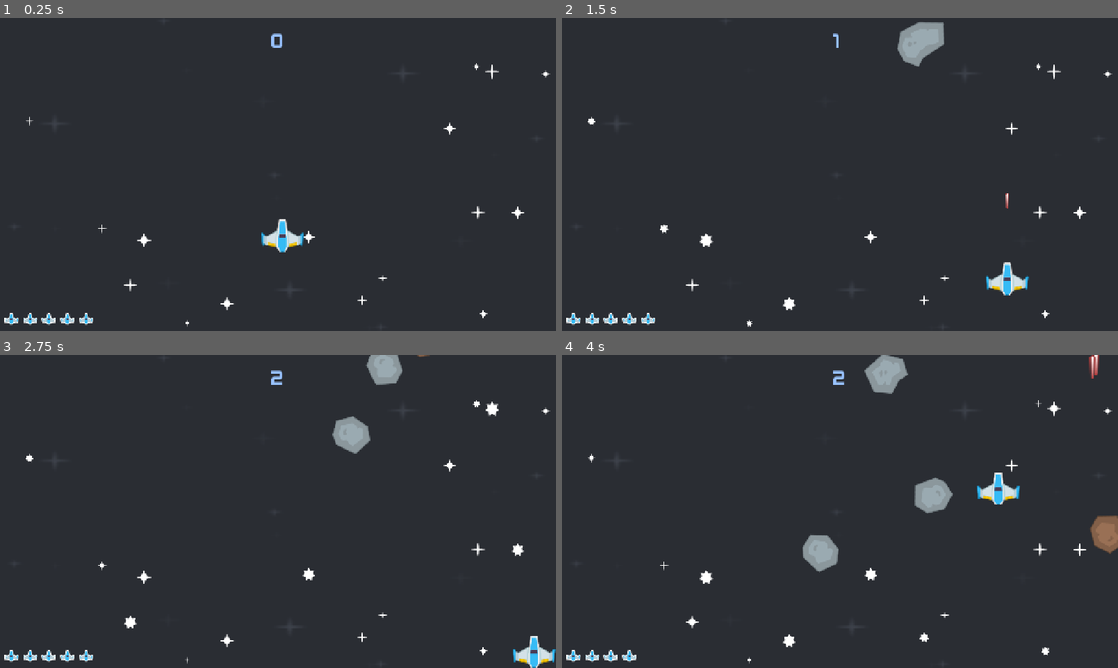
Above: before the commit, frames 1-4 (two rows, left to right).
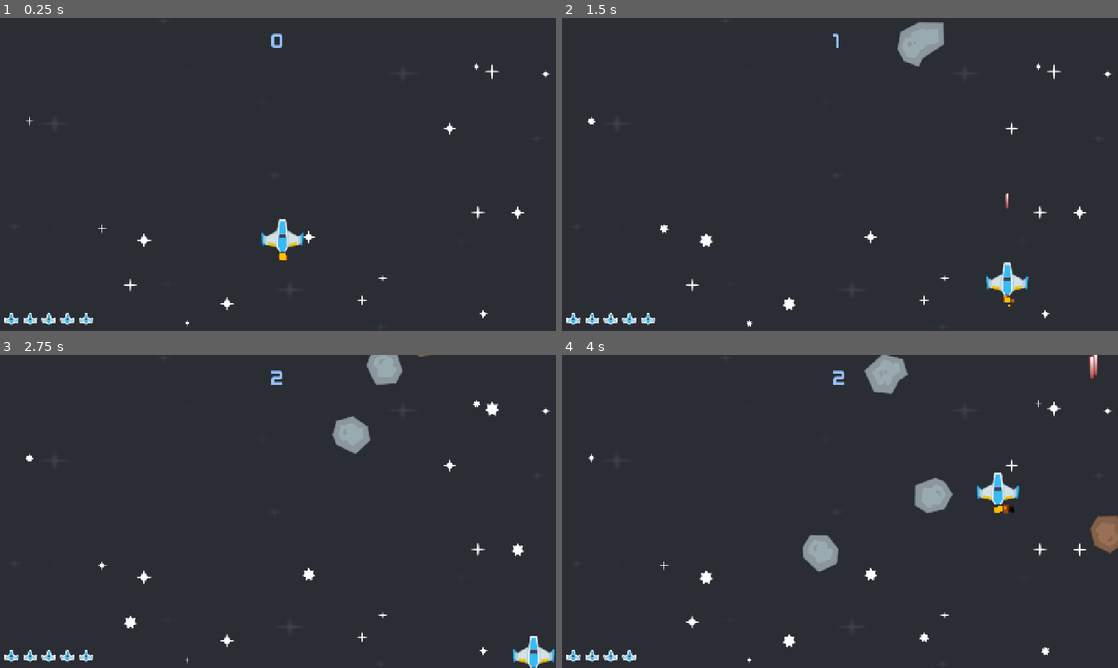
Above: after the commit, the same moments.

Repository: FrancescoRom/GodotSpacegame
Game: Godot game, scene res://scenes/level.tscn
Same seed, same stepped clock (60 frames per second), same inputs: the game is played once before the commit and once after it.
Inputs:
- Up to frame 1 (0.25 s): no input
- Up to frame 2 (1.5 s): hold D (right) 0.53-1.28 s; hold Space (shoot) 0.53-1.28 s; hold S (down) from 1.28 s (still down); tap Space (shoot) at 1.35 s
- Up to frame 3 (2.75 s): release S (down) at 2.03 s; hold D (right) from 2.03 s (still down); hold Space (shoot) from 2.03 s (still down)
- Up to frame 4 (4 s): release D (right) at 2.78 s; release Space (shoot) at 2.78 s; hold W (up) 2.78-3.53 s; tap Space (shoot) at 2.85 s; hold A (left) from 3.53 s (still down); hold Space (shoot) from 3.53 s (still down)

The runs differ from the first frame. In frame 1, less than 0.1% of the frame differs, in the area x 50-52%, y 75-78%; in frame 2, less than 0.1%; in frame 3, 0.1%; in frame 4, 0.2%, in the area x 74-97%, y 0-51%.

Commit message:
added particle effects and more sounds

Diff:
--- a/scenes/level.tscn
+++ b/scenes/level.tscn
@@ -7,6 +7,7 @@
 [ext_resource type="Texture2D" uid="uid://s0e7uiuvhjaq" path="res://SpaceShooterRedux/PNG/Effects/star2.png" id="5_klq6b"]
 [ext_resource type="Texture2D" uid="uid://bum401eklgs43" path="res://SpaceShooterRedux/PNG/Effects/star3.png" id="6_b121j"]
 [ext_resource type="PackedScene" uid="uid://oct7emxedxig" path="res://scenes/ui.tscn" id="7_klq6b"]
+[ext_resource type="AudioStream" uid="uid://b6j85abr28hum" path="res://SpaceShooterRedux/Bonus/sfx_zap.ogg" id="8_b121j"]
 
 [sub_resource type="SpriteFrames" id="SpriteFrames_6nexg"]
 animations = [{
@@ -173,5 +174,10 @@
 
 [node name="UI" parent="." unique_id=530307997 instance=ExtResource("7_klq6b")]
 
+[node name="PlayerHit" type="AudioStreamPlayer2D" parent="." unique_id=1690923084]
+stream = ExtResource("8_b121j")
+volume_db = -12.0
+pitch_scale = 0.5
+
 [connection signal="laser" from="Player" to="." method="_on_player_laser"]
 [connection signal="timeout" from="MeteorTimer" to="." method="_on_meteor_timer_timeout"]
--- a/scenes/player.tscn
+++ b/scenes/player.tscn
@@ -4,16 +4,45 @@
 [ext_resource type="Script" uid="uid://dyx3f38lfrh8r" path="res://scripts/player.gd" id="1_onrkg"]
 [ext_resource type="AudioStream" uid="uid://dtsll1helk8wt" path="res://SpaceShooterRedux/Bonus/sfx_laser2.ogg" id="3_qhqgy"]
 
+[sub_resource type="CurveTexture" id="CurveTexture_smehm"]
+
+[sub_resource type="Gradient" id="Gradient_qhqgy"]
+colors = PackedColorArray(1, 1, 1, 1, 0, 0, 0, 1)
+
+[sub_resource type="GradientTexture1D" id="GradientTexture1D_dqkch"]
+gradient = SubResource("Gradient_qhqgy")
+
+[sub_resource type="CurveTexture" id="CurveTexture_ur7pv"]
+
+[sub_resource type="ParticleProcessMaterial" id="ParticleProcessMaterial_qlg0r"]
+particle_flag_disable_z = true
+emission_shape = 1
+emission_sphere_radius = 13.44
+gravity = Vector3(0, 50, 0)
+scale_max = 14.509999
+color = Color(0.909601, 0.3884621, 1.540184e-06, 1)
+color_ramp = SubResource("GradientTexture1D_dqkch")
+alpha_curve = SubResource("CurveTexture_smehm")
+emission_curve = SubResource("CurveTexture_ur7pv")
+anim_speed_max = 10.84
+
 [node name="Player" type="CharacterBody2D" unique_id=1969054748]
 collision_mask = 6
 script = ExtResource("1_onrkg")
+
+[node name="GPUParticles2D" type="GPUParticles2D" parent="." unique_id=840953355]
+position = Vector2(0, 49)
+amount = 20
+lifetime = 0.09999999999999999
+process_material = SubResource("ParticleProcessMaterial_qlg0r")
 
 [node name="PlayerImage" type="Sprite2D" parent="." unique_id=1783676117]
 texture = ExtResource("1_4flbx")
 
 [node name="CollisionShape2D" type="CollisionPolygon2D" parent="." unique_id=1345742907]
-position = Vector2(2, 9)
+position = Vector2(3, 9)
 polygon = PackedVector2Array(5, -47, 10, -20, 34, -7, 38, -9, 43, -15, 46, -14, 48, -11, 44, 16, 41, 15, 39, 12, 34, 15, 12, 18, 6, 29, -10, 28, -16, 18, -39, 14, -44, 11, -44, 15, -48, 15, -51, -14, -48, -16, -45, -14, -44, -9, -38, -7, -14, -21, -10, -47)
+metadata/_edit_lock_ = true
 
 [node name="LaserStartPos" type="Marker2D" parent="." unique_id=1762842196]
 position = Vector2(0, -63)
--- a/scripts/level.gd
+++ b/scripts/level.gd
@@ -35,6 +35,7 @@
 	meteor.connect('collision', _on_meteor_collision)
 
 func _on_meteor_collision():
+	$PlayerHit.play()
 	health -= 1
 	get_tree().call_group('ui', '_set_health', health)
 	print("player hit")
